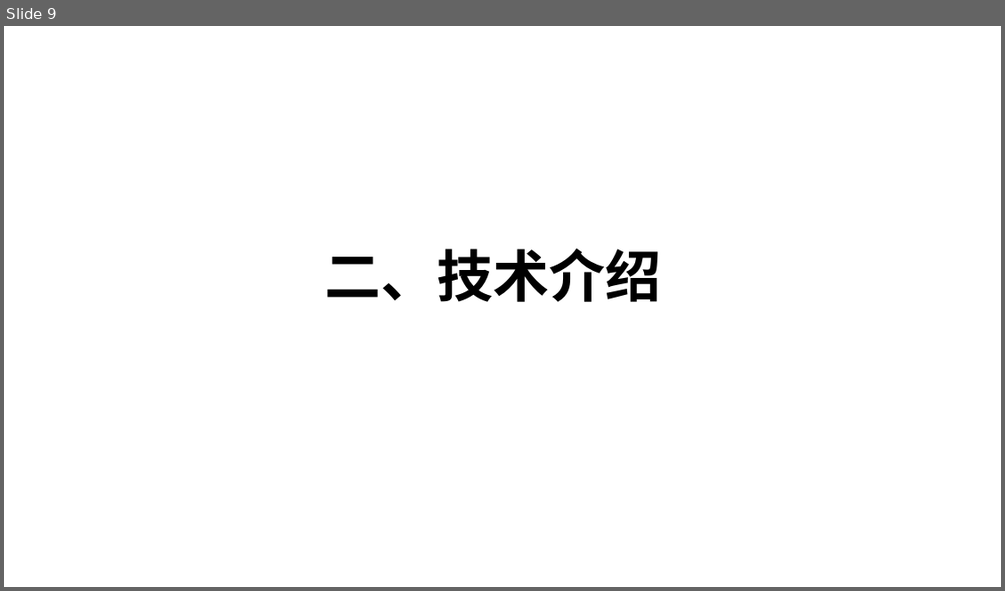
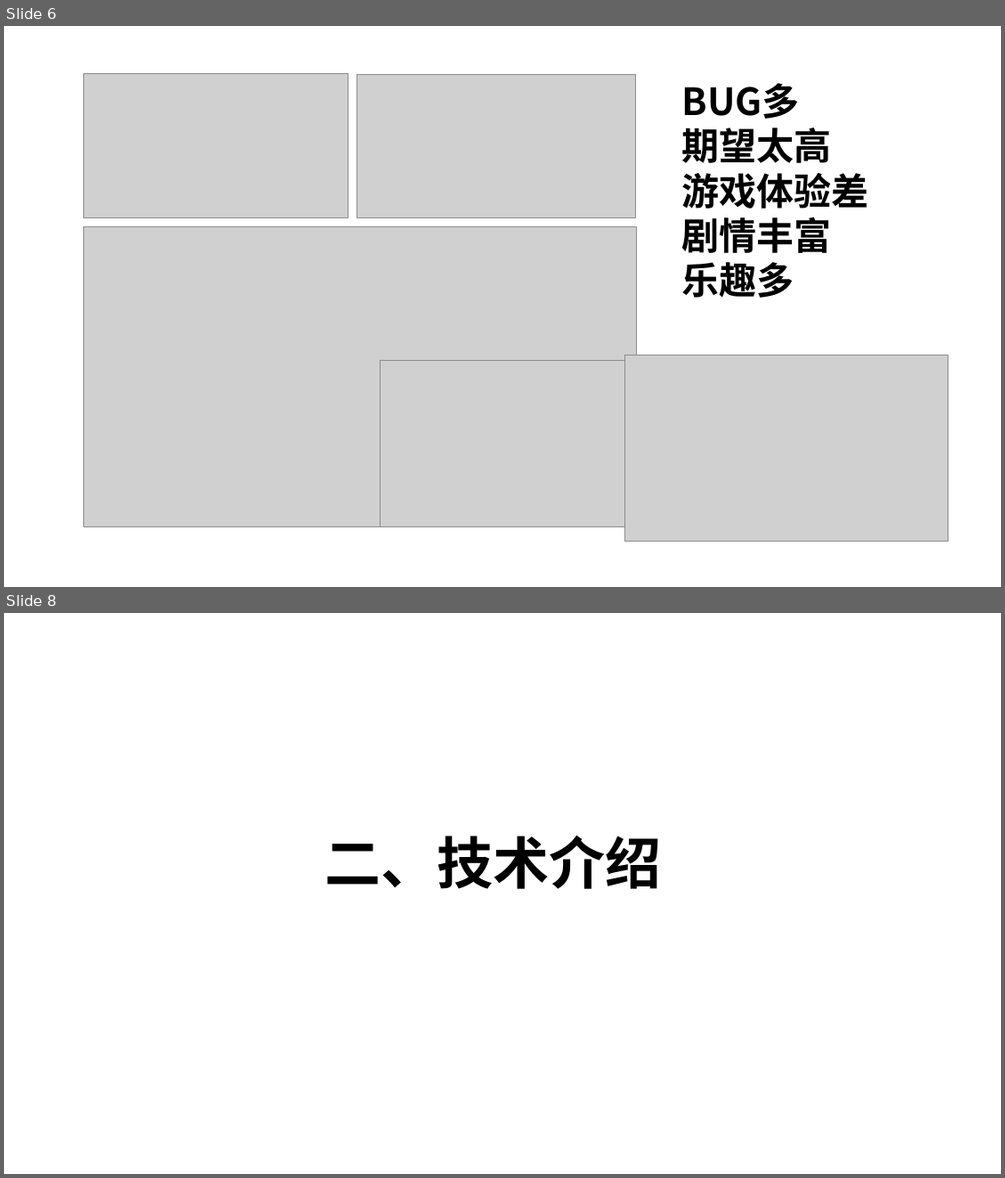
Before and after one commit to wanqqq29/2077CommentAnalyze, a slide deck: 材料/PPT/答辩v1.pptx. Shown one above the other, each under a label of ours: slide 9 before the commit, slides 6 and 8 after it; the slides between them are not shown. The pictures are 1005x591 and 1005x1178 pixels, drawn with LibreOffice and Linux fonts; fonts in the diff are those of the drawing; grey boxes stand for pictures; background and template pictures are left out. Boxes give left, top, right and bottom in pixels: in the first picture for what was removed or moved away, otherwise in the second. Text is boxed around its words. In the diff, an @@ line names an element or a change of style, - is before the commit and + after.

```diff
--- a/材料/PPT/答辩v1.pptx
+++ b/材料/PPT/答辩v1.pptx
@@ slide 6 added at box(4, 26, 1001, 587), background picture (left out) @@
@@ picture added at box(83, 74, 348, 217) @@
@@ picture added at box(357, 74, 636, 217) @@
@@ text added at box(682, 83, 869, 297), 36 pt, text #000000, bold @@
+BUG多
+期望太高
+游戏体验差
+剧情丰富
+乐趣多
@@ picture added at box(83, 226, 636, 526) @@
@@ picture added at box(380, 361, 696, 526) @@
@@ picture added at box(625, 355, 947, 541) @@
@@ what was slide 9 is now slide 8 @@
```
Also in this commit, not shown: 5 slides changed, 16 other slides added, 3 slides removed, 3 other files.
